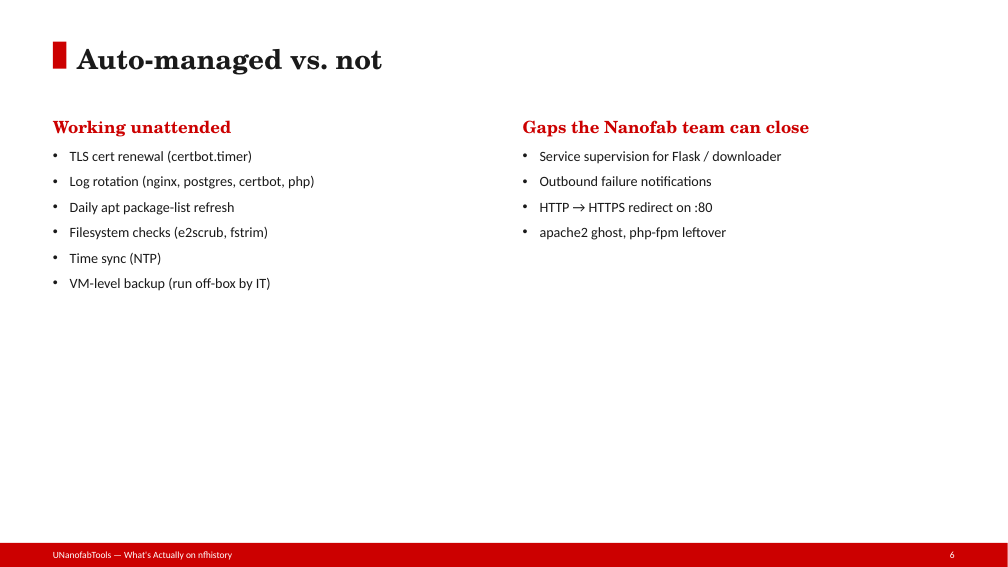
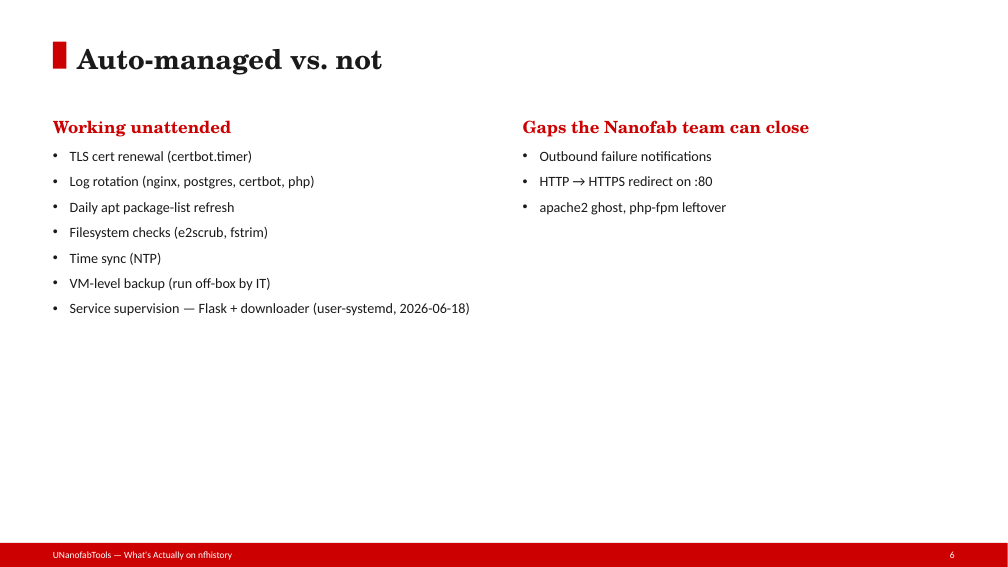
Before and after one commit to phelanhobbs/nanofab-documentation, a slide deck: slide 6 of presentation/UNanofabTools/liveserver/slides/Live-Server.pptx. Drawn at 1008x567 pixels with LibreOffice and Linux fonts; fonts in the diff are those of the drawing. Boxes give left, top, right and bottom in pixels: in the first picture for what was removed or moved away, otherwise in the second. Text is boxed around its words. In the diff, an @@ line names an element or a change of style, - is before the commit and + after.

Commit message:
slides: reflect resolved supervision (user-systemd) and TLS deploy-hook fix in Live-Server + Server-Access decks

```diff
--- a/presentation/UNanofabTools/liveserver/slides/Live-Server.pptx
+++ b/presentation/UNanofabTools/liveserver/slides/Live-Server.pptx
@@ text at [540,151,781,164]: paragraph removed @@
-• Service supervision for Flask / downloader
@@ text at [70,303,470,316]: paragraph added @@
+• Service supervision — Flask + downloader (user-systemd, 2026-06-18)
```
Also in this commit, not shown: 1 other slide changed, 3 other files.
